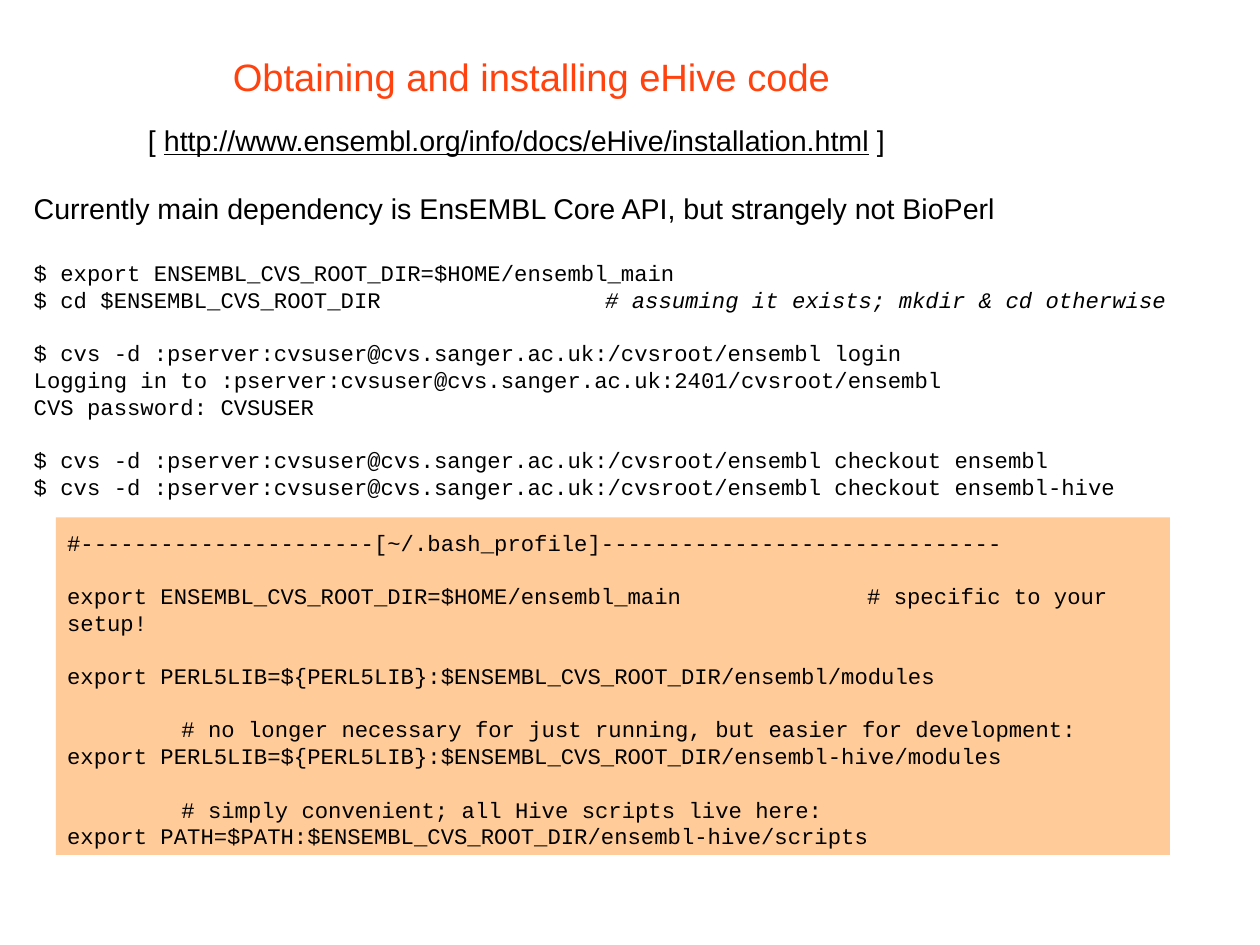
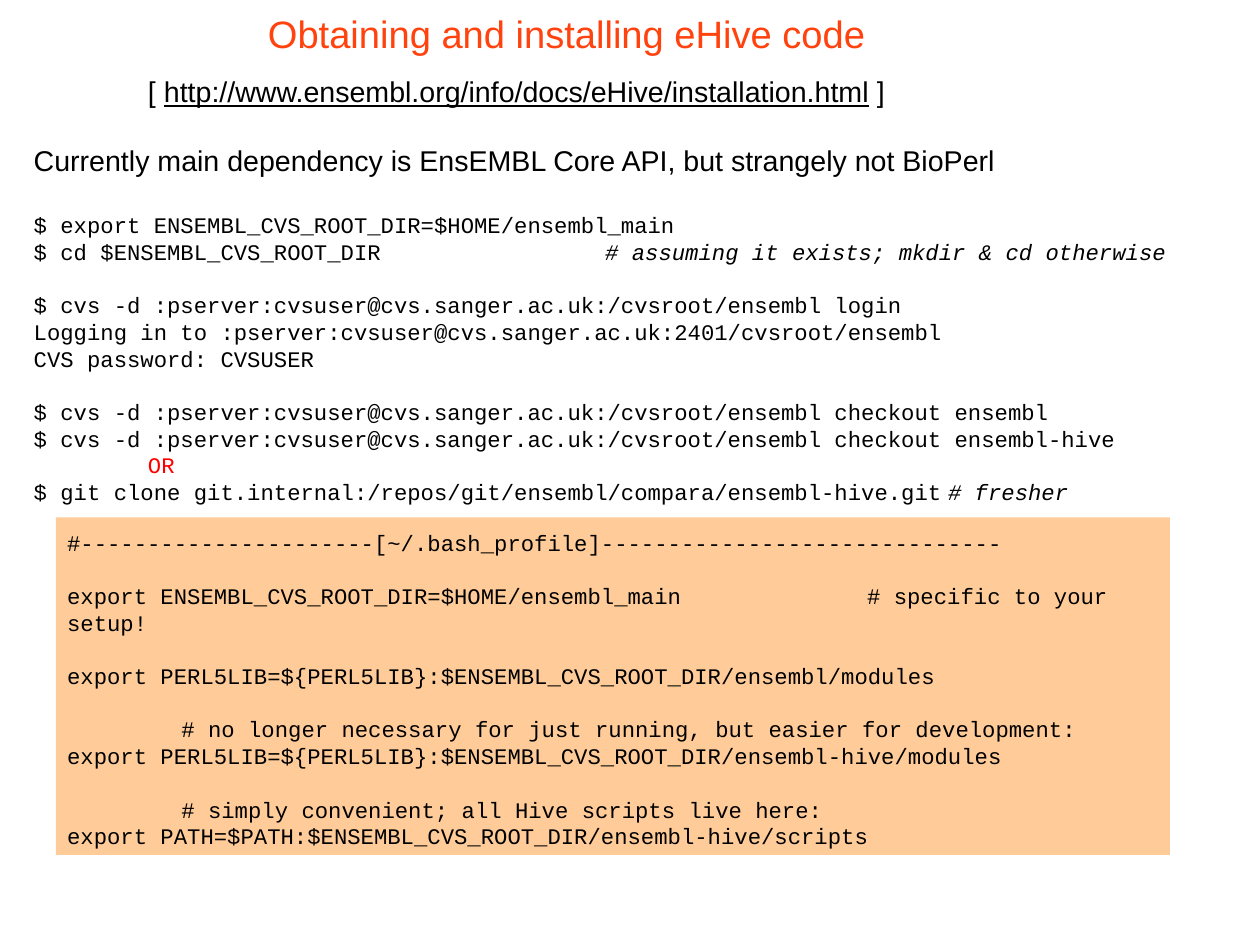
Before and after one commit to Ensembl/ensembl-hive, a slide deck: slide 4 of docs/presentations/HiveWorkshop_Sept2013/Slides_part1.odp. Drawn at 1260x945 pixels with LibreOffice and Linux fonts; fonts in the diff are those of the drawing; background and template pictures are left out. Boxes give left, top, right and bottom in pixels: in the first picture for what was removed or moved away, otherwise in the second. Text is boxed around its words. In the diff, an @@ line names an element or a change of style, - is before the commit and + after.

Commit message:
added "git clone" option

```diff
--- a/docs/presentations/HiveWorkshop_Sept2013/Slides_part1.odp
+++ b/docs/presentations/HiveWorkshop_Sept2013/Slides_part1.odp
@@ text "Obtaining and installing eHive code": place and size @@
-text "Obtaining and installing eHive code" at (233, 63, 830, 99)
+text "Obtaining and installing eHive code" at (268, 20, 865, 56)
@@ text "[ http://www.ensembl.org/info/docs/eHive/installation.html ]": place and size @@
-text "[ http://www.ensembl.org/info/docs/eHive/installation.html ]" at (34, 130, 1166, 500)
+text "[ http://www.ensembl.org/info/docs/eHive/installation.html ]" at (34, 81, 1166, 505)
@@ text at (60, 458, 1068, 505): paragraphs added @@
+OR
+$ git clone git.internal:/repos/git/ensembl/compara/ensembl-hive.git # fresher
```
Also in this commit, not shown: 1 other file.
